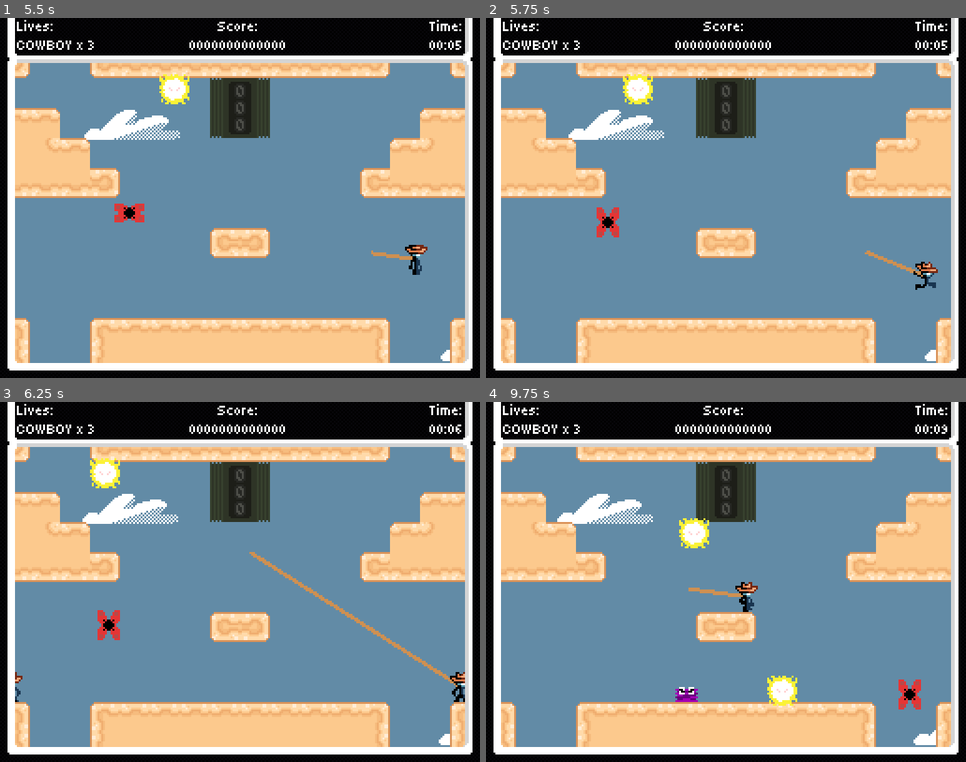
Above: before the commit, frames 1-4 (two rows, left to right).
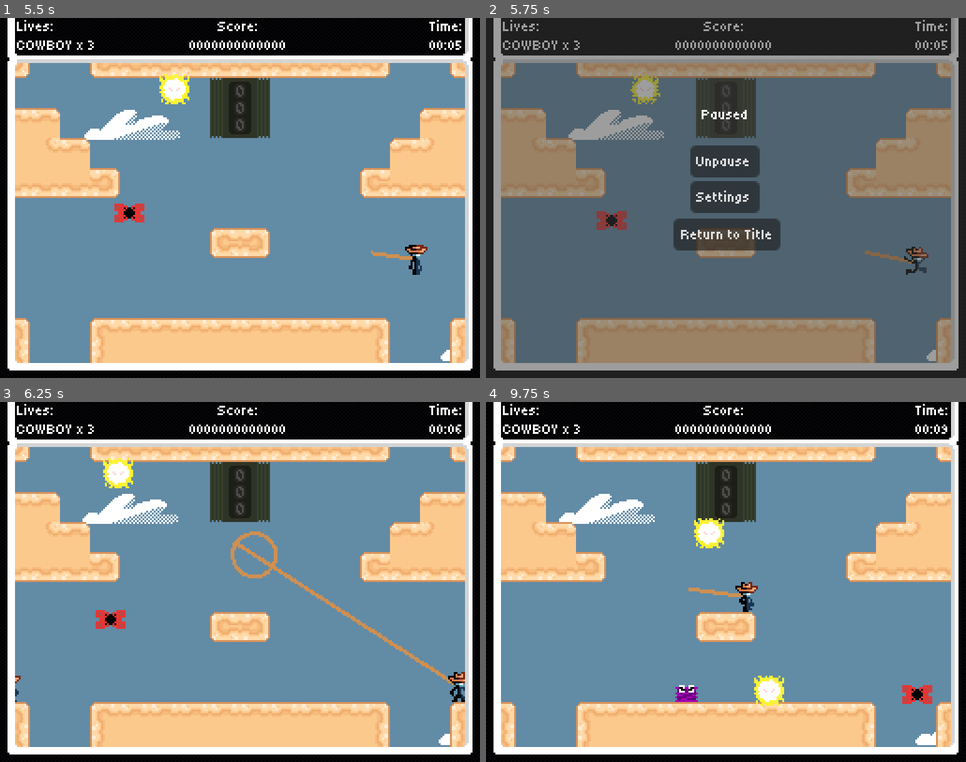
Above: after the commit, the same moments.

Repository: Jcodefox/GMTK-2025
Game: Godot game, scene res://scenes/topscenes/title_topscene.tscn
The game is run twice, just before and just after one commit, with the same random seed, the same clock (stepped at 60 frames per second) and the same inputs.
Inputs (mouse positions are in pixels of both pictures, inside the frame that each line leads up to):
- Up to frame 1 (5.5 s): click "Settings" at 0.5 s; click "Start Game" at 1.25 s; move the mouse to (345, 180) at 2.02 s; press the mouse at (345, 180) at 2.03 s; hold D (move_right) 2.03-3.53 s; tap Space (move_jump) at 2.27, 3.02, 4.52, 5.27 s; move the mouse to (144, 216) at 2.77 s; release the mouse at (144, 216) at 2.78 s; click (144, 216) at 2.85 s; move the mouse to (288, 118) at 3.52 s; press the mouse at (288, 118) at 3.53 s; hold A (move_left) 3.53-4.28 s; move the mouse to (216, 270) at 4.27 s; release the mouse at (216, 270) at 4.28 s; hold D (move_right) from 4.28 s (still down); click (216, 270) at 4.35 s; move the mouse to (384, 252) at 5.02 s; press the mouse at (384, 252) at 5.03 s
- Up to frame 2 (5.75 s): keep holding D (move_right); tap P (pause, bound only after the commit) at 5.65 s
- Up to frame 3 (6.25 s): release D (move_right) at 5.75 s; release the mouse at (384, 636) at 5.75 s; click (240, 546) at 5.75 s, where only the run after the commit has a clickable "Unpause"
- Up to frame 4 (9.75 s): move the mouse to (582, 528) at 6.52 s; hold A (move_left) 6.53-7.28 s; click (582, 528) at 6.6 s; tap Space (move_jump) at 6.77, 8.27, 9.02 s; move the mouse to (750, 582) at 7.27 s; press the mouse at (750, 582) at 7.28 s; hold D (move_right) 7.28-8.03 s; move the mouse to (654, 492) at 8.02 s; release the mouse at (654, 492) at 8.03 s; hold A (move_left) 8.03-9.53 s; click (654, 492) at 8.1 s; move the mouse to (831, 564) at 8.77 s; press the mouse at (831, 564) at 8.78 s; move the mouse to (630, 600) at 9.52 s; release the mouse at (630, 600) at 9.53 s; hold D (move_right) from 9.53 s (still down); click (630, 600) at 9.6 s

Frame 1 is identical in both runs. In frame 2, 98% of the frame differs, in the area x 0-100%, y 0-100%; in frame 3, 1.5%; in frame 4, 2.1%.

Commit message:
added pausemenu

Diff:
--- a/project.godot
+++ b/project.godot
@@ -73,6 +73,11 @@
 "events": [Object(InputEventMouseButton,"resource_local_to_scene":false,"resource_name":"","device":-1,"window_id":0,"a …(253 unchanged characters)…
 ]
 }
+pause={
+"deadzone": 0.2,
+"events": [Object(InputEventKey,"resource_local_to_scene":false,"resource_name":"","device":-1,"window_id":0,"alt_pressed":false,"shift_pressed":false,"ctrl_pressed":false,"meta_pressed":false,"pressed":false,"keycode":0,"physical_keycode":80,"key_label":0,"unicode":112,"location":0,"echo":false,"script":null)
+]
+}
 
 [rendering]
 
--- a/scenes/prefabs/lasso.tscn
+++ b/scenes/prefabs/lasso.tscn
@@ -7,6 +7,7 @@
 radius = 0.01
 
 [node name="Lasso" type="Line2D"]
+process_mode = 1
 width = 2.0
 default_color = Color(0.81, 0.56295, 0.3159, 1)
 script = ExtResource("1_vaqmv")
--- /dev/null
+++ b/scenes/prefabs/pause_menu.tscn
@@ -0,0 +1,73 @@
+[gd_scene load_steps=3 format=3 uid="uid://dlwhc0n2uevq8"]
+
+[ext_resource type="Script" uid="uid://c80ilhfngah3s" path="res://scripts/prefabs/pause_menu.gd" id="1_eg4qb"]
+[ext_resource type="Theme" uid="uid://bk5ddumg2jusp" path="res://assets/style/text.tres" id="1_fwcej"]
+
+[node name="PauseMenu" type="Control"]
+process_mode = 3
+layout_mode = 3
+anchors_preset = 0
+offset_right = 256.0
+offset_bottom = 192.0
+script = ExtResource("1_eg4qb")
+
+[node name="ColorRect" type="ColorRect" parent="."]
+layout_mode = 1
+anchors_preset = 15
+anchor_right = 1.0
+anchor_bottom = 1.0
+grow_horizontal = 2
+grow_vertical = 2
+color = Color(0.235294, 0.235294, 0.235294, 0.501961)
+
+[node name="RichTextLabel" type="RichTextLabel" parent="."]
+layout_mode = 0
+offset_top = 47.0
+offset_right = 256.0
+offset_bottom = 58.0
+theme = ExtResource("1_fwcej")
+text = "Paused"
+horizontal_alignment = 1
+vertical_alignment = 1
+
+[node name="Unpause" type="Button" parent="."]
+layout_mode = 1
+anchors_preset = -1
+anchor_left = 0.427734
+anchor_top = 0.354167
+anchor_right = 0.572266
+anchor_bottom = 0.442708
+grow_horizontal = 2
+grow_vertical = 2
+theme = ExtResource("1_fwcej")
+text = "Unpause"
+metadata/_edit_use_anchors_ = true
+
+[node name="Settings" type="Button" parent="."]
+layout_mode = 1
+anchors_preset = -1
+anchor_left = 0.427734
+anchor_top = 0.455729
+anchor_right = 0.572266
+anchor_bottom = 0.544271
+grow_horizontal = 2
+grow_vertical = 2
+theme = ExtResource("1_fwcej")
+text = "Settings"
+metadata/_edit_use_anchors_ = true
+
+[node name="Title" type="Button" parent="."]
+layout_mode = 1
+anchors_preset = -1
+anchor_left = 0.390625
+anchor_top = 0.557292
+anchor_right = 0.613281
+anchor_bottom = 0.645833
+grow_horizontal = 2
+grow_vertical = 2
+theme = ExtResource("1_fwcej")
+text = "Return to Title"
+metadata/_edit_use_anchors_ = true
+
+[connection signal="pressed" from="Unpause" to="." method="_on_unpause_pressed"]
+[connection signal="pressed" from="Title" to="." method="_on_title_pressed"]
--- a/scenes/prefabs/player.tscn
+++ b/scenes/prefabs/player.tscn
@@ -12,7 +12,7 @@
 size = Vector2(8, 14)
 
 [node name="Player" type="CharacterBody2D"]
-process_mode = 3
+process_mode = 1
 script = ExtResource("1_tou0u")
 
 [node name="CollisionShape2D" type="CollisionShape2D" parent="."]
--- a/scenes/topscenes/gameplay_topscene.tscn
+++ b/scenes/topscenes/gameplay_topscene.tscn
@@ -8,6 +8,7 @@
 [ext_resource type="Texture2D" uid="uid://cwak838kpjbeg" path="res://assets/art/terrain/cloud 2.png" id="6_ed28v"]
 [ext_resource type="Script" path="res://scripts/prefabs/cloud.gd" id="6_rfs2g"]
 [ext_resource type="PackedScene" uid="uid://c7sqyqehhxymg" path="res://scenes/prefabs/game_over_screen.tscn" id="7_d18oc"]
+[ext_resource type="PackedScene" uid="uid://dlwhc0n2uevq8" path="res://scenes/prefabs/pause_menu.tscn" id="8_d18oc"]
 [ext_resource type="PackedScene" uid="uid://ni48dlph7c7c" path="res://scenes/prefabs/enemy_spawner.tscn" id="9_d18oc"]
 
 [node name="GameplayTopscene" type="Node2D"]
@@ -57,6 +58,9 @@
 [node name="GameOverScreen" parent="HudCanvasLayer" instance=ExtResource("7_d18oc")]
 visible = false
 
+[node name="PauseMenu" parent="HudCanvasLayer" instance=ExtResource("8_d18oc")]
+visible = false
+
 [node name="TileMapLayer" type="TileMapLayer" parent="."]
 tile_map_data = PackedByteArray("AAAAAAoAAgAFAAAAAAAAAAsAAgAJAAAAAAADAAoAAgABAAAAAAADAAsAAgAKAAAAAAAEAAoAAgALAAAAAAAFAA …(880 unchanged characters)…
 tile_set = ExtResource("3_u55sw")
--- a/scripts/autoloaded/general_globals.gd
+++ b/scripts/autoloaded/general_globals.gd
@@ -11,6 +11,7 @@
 
 @onready var world_dimensions: Vector2 = (world_top_left - world_bottom_right).abs()
 @onready var float_score_num: PackedScene = preload("res://scenes/prefabs/float_score_num.tscn")
+@onready var title_topscene : PackedScene = preload("res://scenes/topscenes/title_topscene.tscn");
 
 var player: Node2D = null
 
--- a/scripts/prefabs/game_over_screen.gd
+++ b/scripts/prefabs/game_over_screen.gd
@@ -1,6 +1,4 @@
 extends Control
-
-@onready var title_topscene : PackedScene = preload("res://scenes/topscenes/title_topscene.tscn");
 
 func _process(delta: float) -> void:
 	$VBoxContainer/Score.text = "Score:\n%012d0" % Globals.score
@@ -14,4 +12,4 @@
 
 func _on_button_2_pressed() -> void:
 	get_tree().paused = false;
-	get_tree().change_scene_to_packed(title_topscene)
+	get_tree().change_scene_to_packed(Globals.title_topscene)
--- /dev/null
+++ b/scripts/prefabs/pause_menu.gd
@@ -0,0 +1,20 @@
+extends Control
+
+var held_down = false
+
+func _input(event: InputEvent) -> void:
+	if (event.is_action_pressed("pause")):
+		if (visible):
+			hide();
+			get_tree().paused = false;
+		else:
+			show();
+			get_tree().paused = true;
+
+func _on_unpause_pressed() -> void:
+	hide();
+	get_tree().paused = false;
+
+func _on_title_pressed() -> void:
+	get_tree().paused = false;
+	get_tree().change_scene_to_packed(Globals.title_topscene);
--- a/scripts/prefabs/player_v2.gd
+++ b/scripts/prefabs/player_v2.gd
@@ -155,6 +155,7 @@
 		# Make character bounce upward
 		velocity = Vector2(0, -100)
 
+		process_mode = Node.PROCESS_MODE_ALWAYS;
 		get_tree().paused = true
 		if Globals.lives > 0:
 			get_tree().create_timer(2).timeout.connect(
@@ -162,6 +163,7 @@
 					get_tree().paused = false
 					await get_tree().process_frame
 					get_tree().reload_current_scene()
+					process_mode = Node.PROCESS_MODE_PAUSABLE;
 			)
 		else:
 			get_tree().create_timer(2).timeout.connect(
@@ -170,6 +172,7 @@
 						game_over_screen.visible = true
 					Globals.game_over()
 			)
+
 
 func area_exited_area(area: Area2D) -> void:
 	if dead:
Not shown: 1 places in scenes/prefabs/hud.tscn that only renumber resources
Not shown: 1 places in scenes/topscenes/gameplay_topscene.tscn that only renumber resources
Not shown, added: scripts/prefabs/pause_menu.gd.uid
